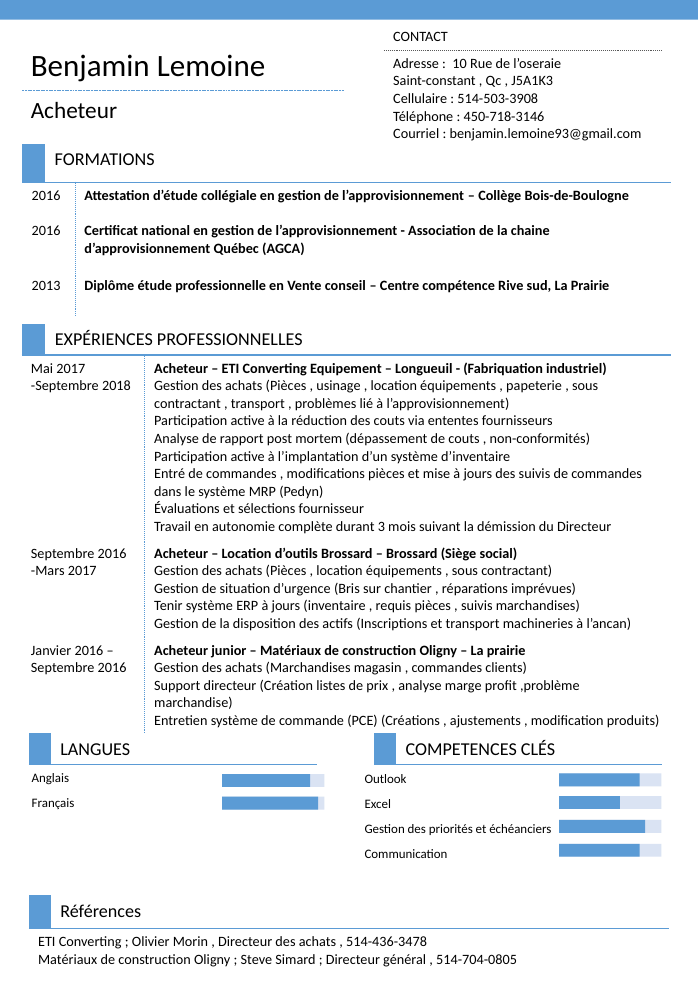
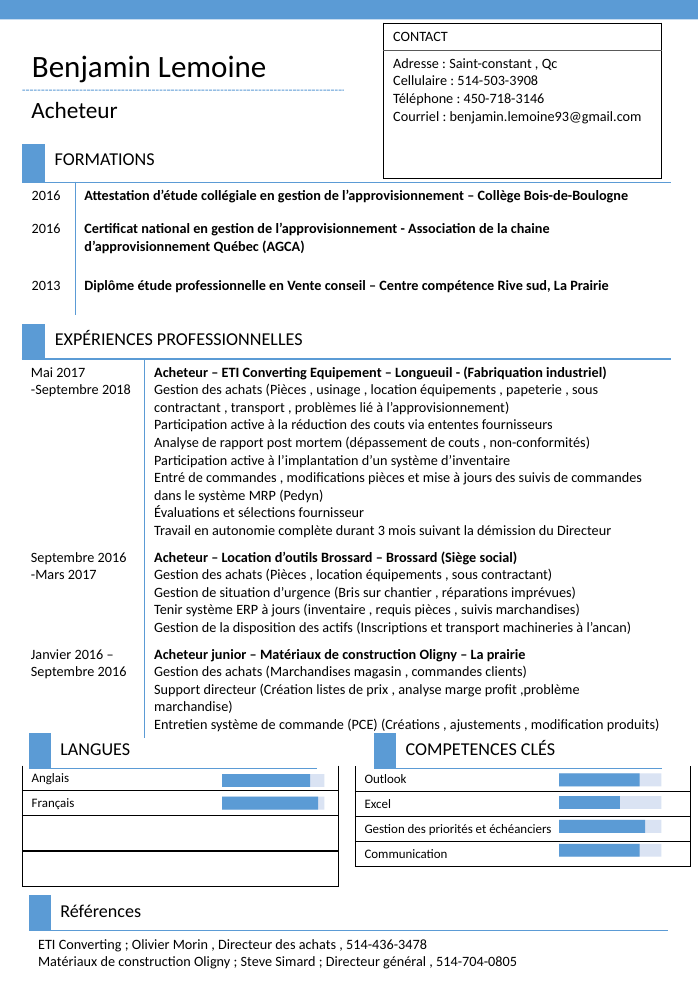
Before and after one commit to pr3cision/Projet-portfolio, a slide deck: slide 1 of Projet-Bootstrap/Docs/CVBenTemp.pptx. Drawn at 698x1008 pixels with LibreOffice and Linux fonts; fonts in the diff are those of the drawing. Boxes give left, top, right and bottom in pixels: in the first picture for what was removed or moved away, otherwise in the second. Text is boxed around its words. In the diff, an @@ line names an element or a change of style, - is before the commit and + after.

```diff
--- a/Projet-Bootstrap/Docs/CVBenTemp.pptx
+++ b/Projet-Bootstrap/Docs/CVBenTemp.pptx
@@ table at [383, 23, 661, 178] @@
-row 2, column 1: Adresse : 10 Rue de l’oseraie Saint-constant , Qc , J5A1K3 / Cellulaire : 514-503-3908 / Téléphone : 450-718-3146 / Courriel : benjamin.lemoine93@gmail.com
+row 2, column 1: Adresse : Saint-constant , Qc / Cellulaire : 514-503-3908 / Téléphone : 450-718-3146 / Courriel : benjamin.lemoine93@gmail.com
@@ borders changed @@
@@ line (22, 90) - (343, 90): stroke #5B9BD5 0.5 pt dashed to #5B9BD5 0.75 pt dashed @@
@@ table at [22, 143, 672, 313] @@
@@ borders changed @@
@@ table at [21, 324, 672, 736] @@
@@ borders changed @@
@@ table at [29, 733, 315, 770] @@
@@ borders changed @@
@@ table at [374, 733, 661, 770] @@
@@ borders changed @@
@@ table: place and size @@
-table at [22, 766, 339, 866]
+table at [22, 766, 339, 822]
@@ table: place and size @@
-table at [356, 767, 691, 866]
+table at [356, 767, 691, 862]
@@ table at [29, 895, 668, 973] @@
@@ borders changed @@
```
Also in this commit, not shown: 1 other file.
